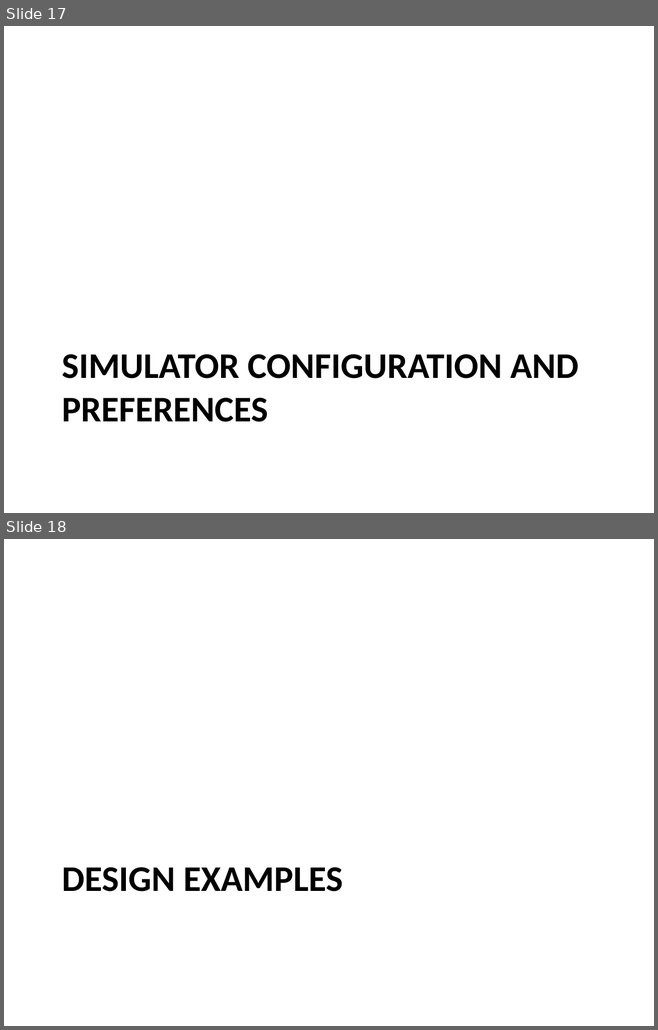
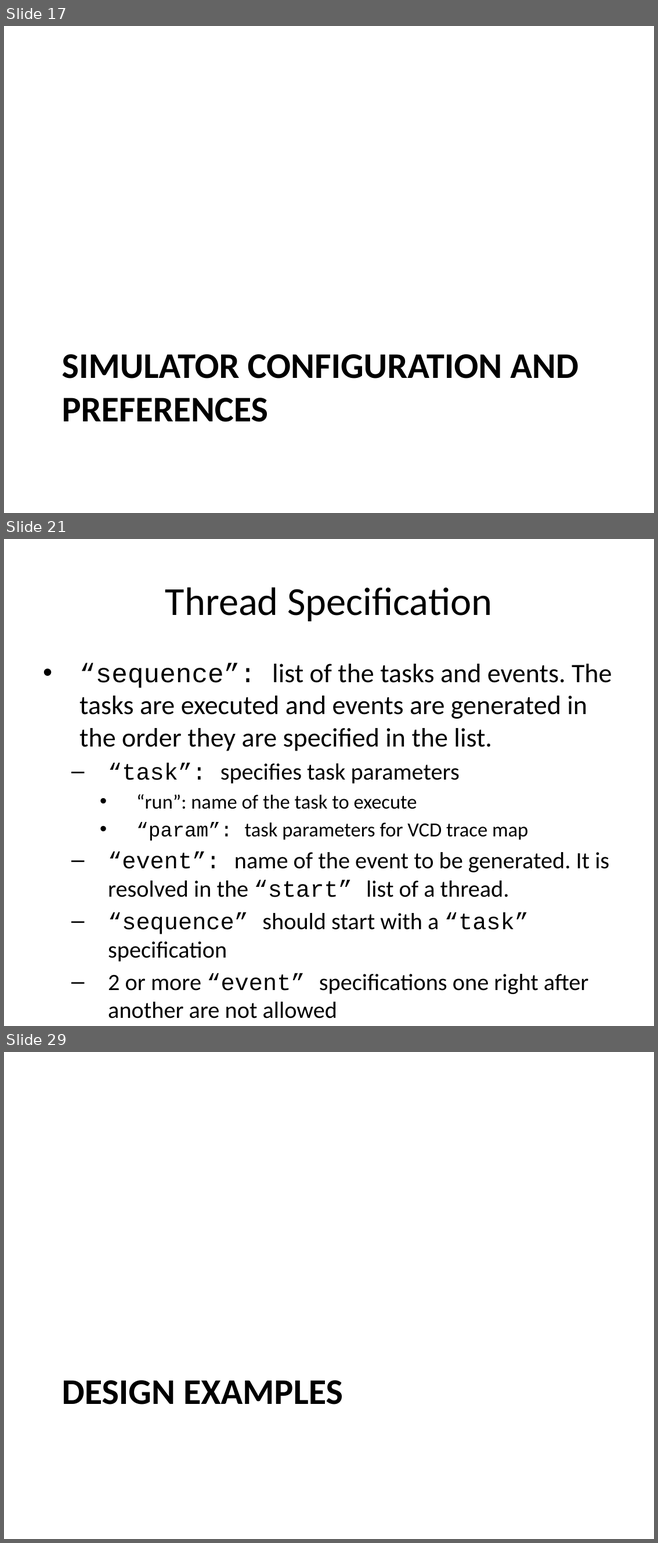
Before and after one commit to timurkelin/simschd, a slide deck: doc/simschd.pptx. Shown one above the other, each under a label of ours: slides 17 and 18 before the commit, slides 17, 21 and 29 after it; the slides between them are not shown. The pictures are 658x1030 and 658x1543 pixels, drawn with LibreOffice and Linux fonts; fonts in the diff are those of the drawing; background and template pictures are left out. Boxes give left, top, right and bottom in pixels: in the first picture for what was removed or moved away, otherwise in the second. Text is boxed around its words. In the diff, an @@ line names an element or a change of style, - is before the commit and + after.

```diff
--- a/doc/simschd.pptx
+++ b/doc/simschd.pptx
@@ slide 21 added at <box>4,539,654,1026</box>, background #FFFFFF @@
@@ title added at <box>165,587,492,621</box>, 44 pt, text #000000 @@
+Thread Specification
@@ text added at <box>79,663,611,1019</box>, 25.9 pt, text #000000 @@
+• “sequence”: list of the tasks and events. The tasks are executed and events are generated in the order they are specified in the list.
+  – “task”: specifies task parameters
+    • “run”: name of the task to execute
+    • “param”: task parameters for VCD trace map
+  – “event”: name of the event to be generated. It is resolved in the “start” list of a thread.
+  – “sequence” should start with a “task” specification
+  – 2 or more “event” specifications one right after another are not allowed
@@ what was slide 18 is now slide 29 @@
```
Also in this commit, not shown: 1 slide changed, 10 other slides added.
